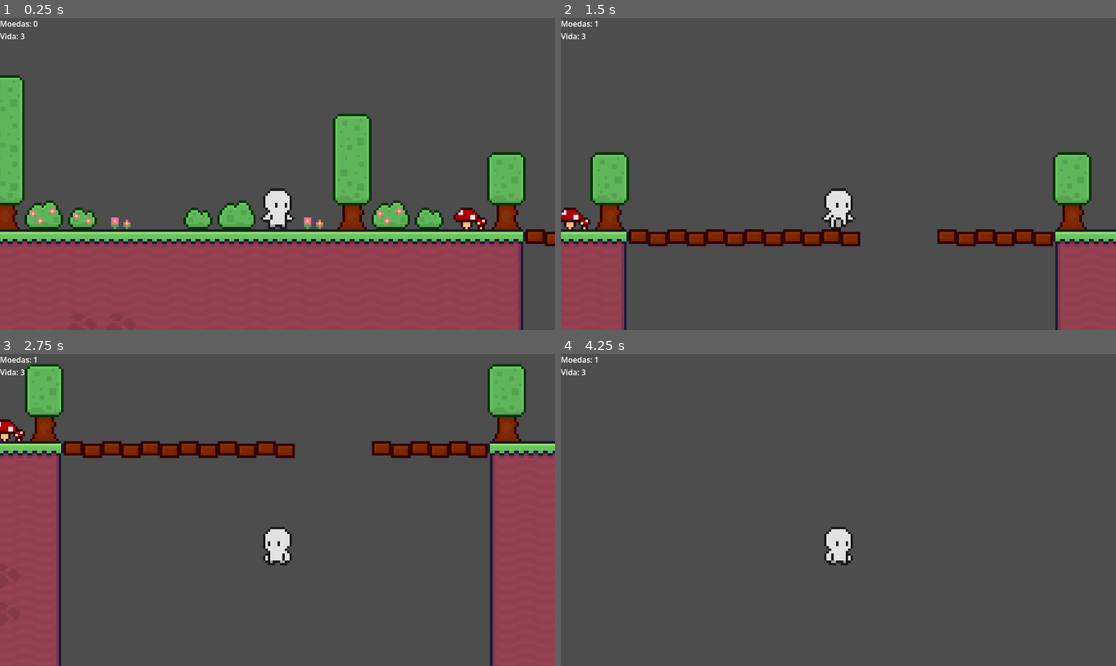
Above: before the commit, frames 1-4 (two rows, left to right).
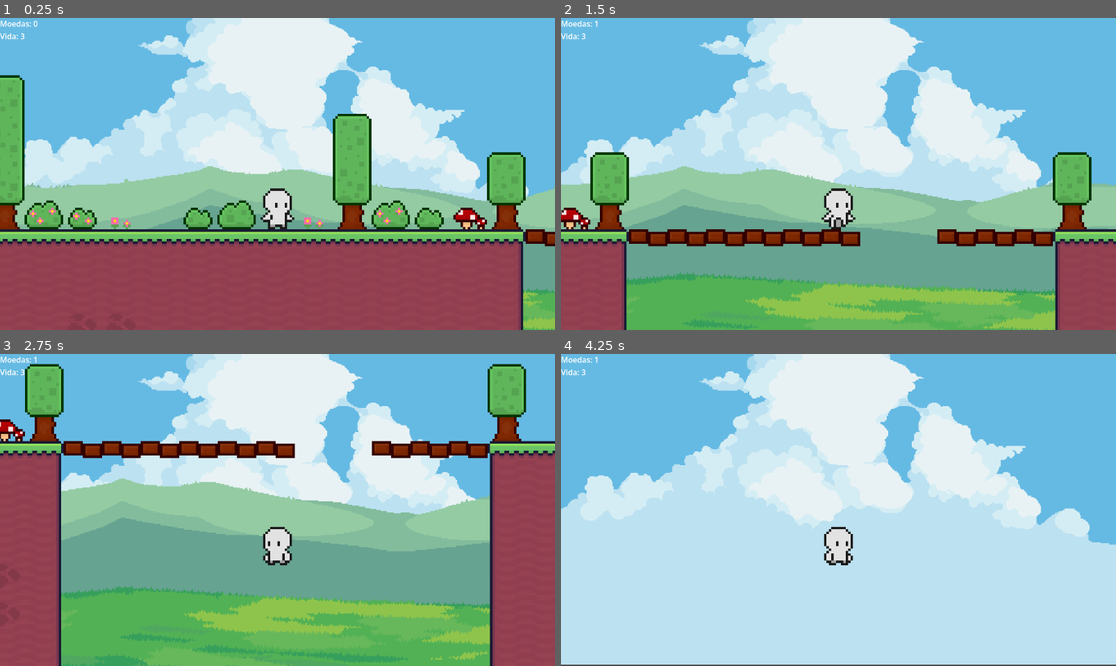
Above: after the commit, the same moments.

Repository: HeitorrFv/heitor-godote
Game: Godot game, scene res://cenas/fases/level_1.tscn
The game is run twice, just before and just after one commit, with the same random seed, the same clock (stepped at 60 frames per second) and the same inputs. The project has no main scene, so this scene is started directly.
Inputs:
- Up to frame 1 (0.25 s): no input
- Up to frame 2 (1.5 s): tap Enter (ui_accept) at 0.5, 0.77 s; hold Right (ui_right) from 0.53 s (still down)
- Up to frame 3 (2.75 s): tap Enter (ui_accept) at 1.52 s; release Right (ui_right) at 2.03 s; hold Left (ui_left) from 2.03 s (still down)
- Up to frame 4 (4.25 s): release Left (ui_left) at 2.78 s; hold Right (ui_right) from 2.78 s (still down); tap Enter (ui_accept) at 3.02, 3.77 s

The runs differ from the first frame. In frame 1, 60% of the frame differs, in the area x 0-100%, y 0-100%; in frame 2, 86%; in frame 3, 77%; in frame 4, 99%.

Commit message:
Add plant pixel art pack, update parallax
Add Free Predator Plant Mobs pixel art pack (ASEPRITE, PNG, PSD files and .import metadata) and related license/coupon files under imagens/free-predator-plant-mobs-pixel-art-pack. Also modify parallax_background.tscn to integrate/adjust the parallax scene for the new assets.

Diff:
--- a/novo-projeto-de-jogo-heitor/cenas/parallax/parallax_background.tscn
+++ b/novo-projeto-de-jogo-heitor/cenas/parallax/parallax_background.tscn
@@ -1,13 +1,58 @@
 [gd_scene format=3 uid="uid://c41sxjeof2te3"]
+
+[ext_resource type="Texture2D" uid="uid://cbl4xtqfqs01k" path="res://imagens/pack paralax/nature_2/1.png" id="1_k4nyp"]
+[ext_resource type="Texture2D" uid="uid://bawly6ij2g7n5" path="res://imagens/pack paralax/nature_2/2.png" id="2_br6ul"]
+[ext_resource type="Texture2D" uid="uid://1bt1vljgov8p" path="res://imagens/pack paralax/nature_2/3.png" id="3_k5vhw"]
+[ext_resource type="Texture2D" uid="uid://ihfurme1qvyh" path="res://imagens/pack paralax/nature_2/4.png" id="4_8ujoa"]
 
 [node name="ParallaxBackground" type="ParallaxBackground" unique_id=376730479]
 
 [node name="Parallax2D" type="Parallax2D" parent="." unique_id=1150236478]
+scale = Vector2(1.5, 1.5)
+scroll_offset = Vector2(649, 281)
+repeat_size = Vector2(863.955, 0)
+follow_viewport = false
+ignore_camera_scroll = true
+metadata/_edit_group_ = true
+
+[node name="Sprite2D" type="Sprite2D" parent="Parallax2D" unique_id=34160451]
+scale = Vector2(1.5, 1.5)
+texture = ExtResource("1_k4nyp")
 
 [node name="Parallax2D2" type="Parallax2D" parent="." unique_id=703652975]
+scale = Vector2(1.5, 1.5)
+scroll_scale = Vector2(0.98, 0.98)
+scroll_offset = Vector2(649, 281)
+repeat_size = Vector2(863.955, 0)
+autoscroll = Vector2(0.1, 0)
+follow_viewport = false
+ignore_camera_scroll = true
+metadata/_edit_group_ = true
+
+[node name="Sprite2D" type="Sprite2D" parent="Parallax2D2" unique_id=1657001582]
+scale = Vector2(1.5, 1.5)
+texture = ExtResource("2_br6ul")
 
 [node name="Parallax2D3" type="Parallax2D" parent="." unique_id=172402654]
+scale = Vector2(1.5, 1.5)
+scroll_scale = Vector2(0.95, 0.95)
+scroll_offset = Vector2(649, 281)
+repeat_size = Vector2(863.955, 0)
+follow_viewport = false
+
+[node name="Sprite2D" type="Sprite2D" parent="Parallax2D3" unique_id=1981901031]
+position = Vector2(1.9549963, 169.33334)
+scale = Vector2(1.5, 1.5)
+texture = ExtResource("3_k5vhw")
 
 [node name="Parallax2D4" type="Parallax2D" parent="." unique_id=1717024187]
+scale = Vector2(1.5, 1.5)
+scroll_scale = Vector2(0.9, 0.9)
+scroll_offset = Vector2(649, 281)
+repeat_size = Vector2(863.955, 0)
+follow_viewport = false
 
-[node name="Parallax2D5" type="Parallax2D" parent="." unique_id=420772171]
+[node name="Sprite2D" type="Sprite2D" parent="Parallax2D4" unique_id=2145414419]
+position = Vector2(0.62166333, 238.00002)
+scale = Vector2(1.5, 1.5)
+texture = ExtResource("4_8ujoa")
Not shown, removed: novo-projeto-de-jogo-heitor/imagens/Nature Landscapes Free Pixel Art/nature_1/1.png.import
Not shown, removed: novo-projeto-de-jogo-heitor/imagens/Nature Landscapes Free Pixel Art/nature_1/10.png.import
Not shown, removed: novo-projeto-de-jogo-heitor/imagens/Nature Landscapes Free Pixel Art/nature_1/2.png.import
Not shown, removed: novo-projeto-de-jogo-heitor/imagens/Nature Landscapes Free Pixel Art/nature_1/3.png.import
Not shown, removed: novo-projeto-de-jogo-heitor/imagens/Nature Landscapes Free Pixel Art/nature_1/5.png.import
Not shown, removed: novo-projeto-de-jogo-heitor/imagens/Nature Landscapes Free Pixel Art/nature_1/6.png.import
Not shown, removed: novo-projeto-de-jogo-heitor/imagens/Nature Landscapes Free Pixel Art/nature_1/7.png.import
Not shown, removed: novo-projeto-de-jogo-heitor/imagens/Nature Landscapes Free Pixel Art/nature_1/8.png.import
Not shown, removed: novo-projeto-de-jogo-heitor/imagens/Nature Landscapes Free Pixel Art/nature_1/orig.png.import
Not shown, removed: novo-projeto-de-jogo-heitor/imagens/Nature Landscapes Free Pixel Art/nature_1/origbig.png.import
Not shown, removed: novo-projeto-de-jogo-heitor/imagens/Nature Landscapes Free Pixel Art/nature_2/1.png.import
Not shown, removed: novo-projeto-de-jogo-heitor/imagens/Nature Landscapes Free Pixel Art/nature_2/2.png.import
(and 525 more such lines)
